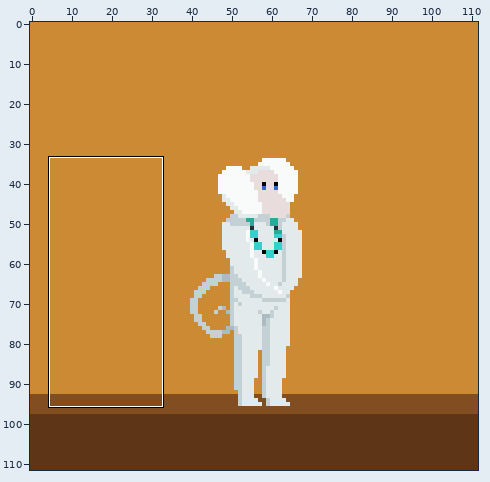
Pixel-art file -- animations-dev/micca-peaceful-walk.aseprite. The picture above shows the old version from afar; the outline marks the close-up.
Close-up. Earlier state:
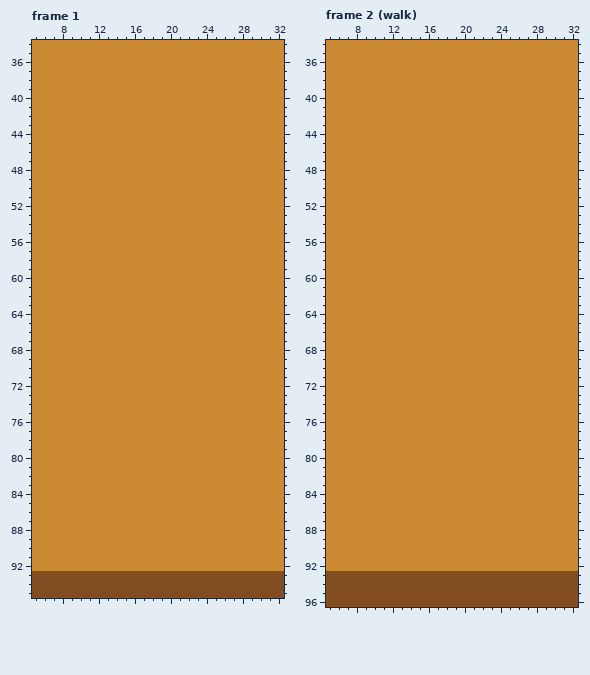
112x112 pixels, 11 frames. Shown: frame 1: x 5..32, y 34..95; frame 2 (walk): x 5..32, y 34..96. The commit also changed other frames or places, which this record leaves out.
New version:
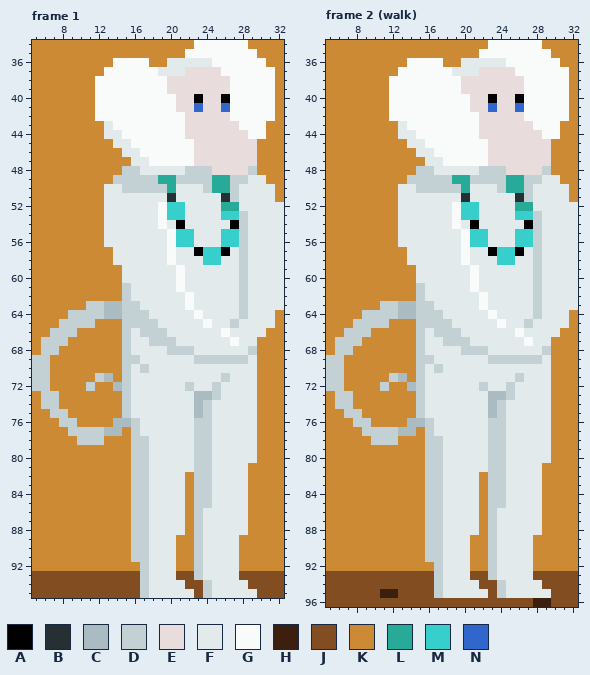
Palette (. is transparent): A #000000  B #252f34  C #aabbc1  D #c3d1d4  E #e9dcdc  F #e3eaeb  G #f9fbfa  H #3c1f0f  J #824d20  K #cd8a34  L #27aa97  M #36cfcc  N #3166cc
What changed:
layer "background Copy" added
layer "background" now hidden
layer "flat-micca Copy" added
Changed rows in their new state; - is an unchanged pixel.
Frame 1, layer "flat-micca Copy":
first column x 5:
34 ------------------GGGGGG----
35 -----------------GGGGGGGG---
36 ---------GGGG--FFFFFGGGGGG--
37 --------GGGGGGFFFEEEEGGGGGG-
38 -------GGGGGGGGEEEEEEEGGGGG-
39 -------GGGGGGGGEEEEEEEGGGGG-
40 -------GGGGGGGGGEEAEEAGGGGG-
41 -------GGGGGGGGGEENEENGGGGG-
42 -------GGGGGGGGGGEEEEEGGGGG-
43 --------FGGGGGGGGEEEEEEGGG--
44 --------FFGGGGGGGEEEEEEEGG--
45 ---------FFGGGGGGGEEEEEEE---
46 ----------FFGGGGGGEEEEEEE---
47 -----------FFGGGGGEEEEEEE---
48 ----------DDFFFFFDDDEEEED---
49 ---------DDDDDLLDDDDLLDDFF--
50 --------FFDDDDDLFFFDLLDFFFF-
51 --------FFFFFFFBFFFFFBDFFFF-
52 --------FFFFFFGMMFFFFLLFFFFF
53 --------FFFFFFGMMFFFFMMDFFFF
54 --------FFFFFFGFAFFFFFADFFFF
55 --------FFFFFFFGMMFFFMMDFFFF
56 --------FFFFFFFGMMFFFMMDFFFF
57 ---------FFFFFFGFFAMMAFDFFFF
58 ---------FFFFFFGFFFMMFFDFFFF
59 ----------FFFFFFGFFFFFFDFFFF
60 ----------FFFFFFGFFFFFFDFFFF
61 ----------DFFFFFGFFFFFFDFFFF
62 ----------DFFFFFFGFFFFFDFFFF
63 ------DDCCDDFFFFFGFFFFFDFFFF
64 ----DDDDCCDDDFFFFFGFFFFDFFF-
65 ---DDDD---DDDDFFFFFGFFDFFFF-
66 --DDD-----DFDDDFFFFFFGFFFF--
67 -DDD------DFFDDDFFFFFFGFF---
68 -DD-------DFFFFDDDFFFFFFD---
69 DD--------DDFFFFFFDDDDDDF---
70 DD--------DFDFFFFFFFFFFFF---
71 DD-----DC-DFFFFFFFFFFDFFF---
72 DD----D--CDFFFFFFDFFDFFFF---
73 -DD-------DFFFFFFFCCDFFFF---
74 -DD-------DFFFFFFFCDFFFFF---
75 --DD------DFFFFFFFCDFFFFF---
76 ---DD----CCDFFFFFFDDFFFFF---
77 ----DDDDCC-DFFFFFFDDFFFFF---
78 -----DDD---DDFFFFFDDFFFFF---
79 -----------DDFFFFFDDFFFFF---
80 -----------DDFFFFFDDFFFFF---
81 -----------DDFFFFFDDFFFF----
82 -----------DDFFFF-DDFFFF----
83 -----------DDFFFF-DDFFFF----
84 -----------DDFFFF-DDFFFF----
85 -----------DDFFFF-DDFFFF----
86 -----------DDFFFF-DFFFFF----
87 -----------DDFFFF-DFFFFF----
88 -----------DDFFFF-DFFFFF----
89 -----------DDFFF--DFFFF-----
90 -----------DDFFF--DFFFF-----
91 -----------DDFFF--DFFFF-----
92 ------------DFFF--DFFFF-----
93 ------------DFFF--DFFFF-----
94 ------------DFFFF--DFFFF----
95 ------------DFFFFF-DFFFFF---
Frame 2 (walk):
first column x 5:
34 ------------------GGGGGG----
35 -----------------GGGGGGGG---
36 ---------GGGG--FFFFFGGGGGG--
37 --------GGGGGGFFFEEEEGGGGGG-
38 -------GGGGGGGGEEEEEEEGGGGG-
39 -------GGGGGGGGEEEEEEEGGGGG-
40 -------GGGGGGGGGEEAEEAGGGGG-
41 -------GGGGGGGGGEENEENGGGGG-
42 -------GGGGGGGGGGEEEEEGGGGG-
43 --------FGGGGGGGGEEEEEEGGG--
44 --------FFGGGGGGGEEEEEEEGG--
45 ---------FFGGGGGGGEEEEEEE---
46 ----------FFGGGGGGEEEEEEE---
47 -----------FFGGGGGEEEEEEE---
48 ----------DDFFFFFDDDEEEED---
49 ---------DDDDDLLDDDDLLDDFF--
50 --------FFDDDDDLFFFDLLDFFFF-
51 --------FFFFFFFBFFFFFBDFFFF-
52 --------FFFFFFGMMFFFFLLFFFFF
53 --------FFFFFFGMMFFFFMMDFFFF
54 --------FFFFFFGFAFFFFFADFFFF
55 --------FFFFFFFGMMFFFMMDFFFF
56 --------FFFFFFFGMMFFFMMDFFFF
57 ---------FFFFFFGFFAMMAFDFFFF
58 ---------FFFFFFGFFFMMFFDFFFF
59 ----------FFFFFFGFFFFFFDFFFF
60 ----------FFFFFFGFFFFFFDFFFF
61 ----------DFFFFFGFFFFFFDFFFF
62 ----------DFFFFFFGFFFFFDFFFF
63 ------DDCCDDFFFFFGFFFFFDFFFF
64 ----DDDDCCDDDFFFFFGFFFFDFFF-
65 ---DDDD---DDDDFFFFFGFFDFFFF-
66 --DDD-----DFDDDFFFFFFGFFFF--
67 -DDD------DFFDDDFFFFFFGFF---
68 -DD-------DFFFFDDDFFFFFFD---
69 DD--------DDFFFFFFDDDDDDF---
70 DD--------DFDFFFFFFFFFFFF---
71 DD-----DC-DFFFFFFFFFFDFFF---
72 DD----D--CDFFFFFFDFFDFFFF---
73 -DD-------DFFFFFFFCCDFFFF---
74 -DD-------DFFFFFFFCDFFFFF---
75 --DD------DFFFFFFFCDFFFFF---
76 ---DD----CCDFFFFFFDDFFFFF---
77 ----DDDDCC-DFFFFFFDDFFFFF---
78 -----DDD---DDFFFFFDDFFFFF---
79 -----------DDFFFFFDDFFFFF---
80 -----------DDFFFFFDDFFFFF---
81 -----------DDFFFFFDDFFFF----
82 -----------DDFFFF-DDFFFF----
83 -----------DDFFFF-DDFFFF----
84 -----------DDFFFF-DDFFFF----
85 -----------DDFFFF-DDFFFF----
86 -----------DDFFFF-DFFFFF----
87 -----------DDFFFF-DFFFFF----
88 -----------DDFFFF-DFFFFF----
89 -----------DDFFF--DFFFF-----
90 -----------DDFFF--DFFFF-----
91 -----------DDFFF--DFFFF-----
92 ------------DFFF--DFFFF-----
93 ------------DFFF--DFFFF-----
94 ------------DFFFF--DFFFF----
95 ------HH----DFFFFF-DFFFFF---
96 -----------------------HH---
Pixel boxes of the changes (left, top, right, bottom) in both close-ups:
changed: (32, 40, 284, 598)
changed: (326, 40, 578, 607)
